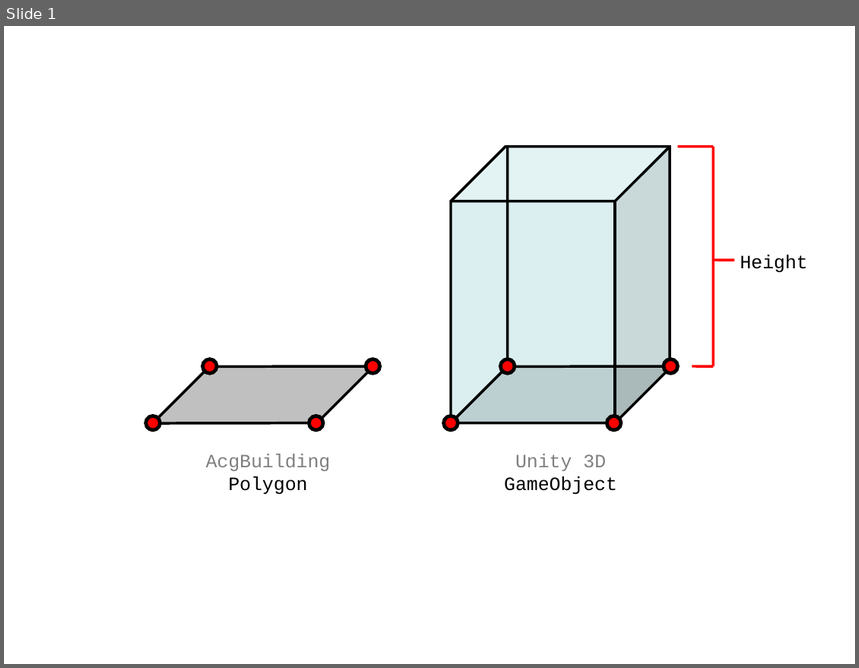
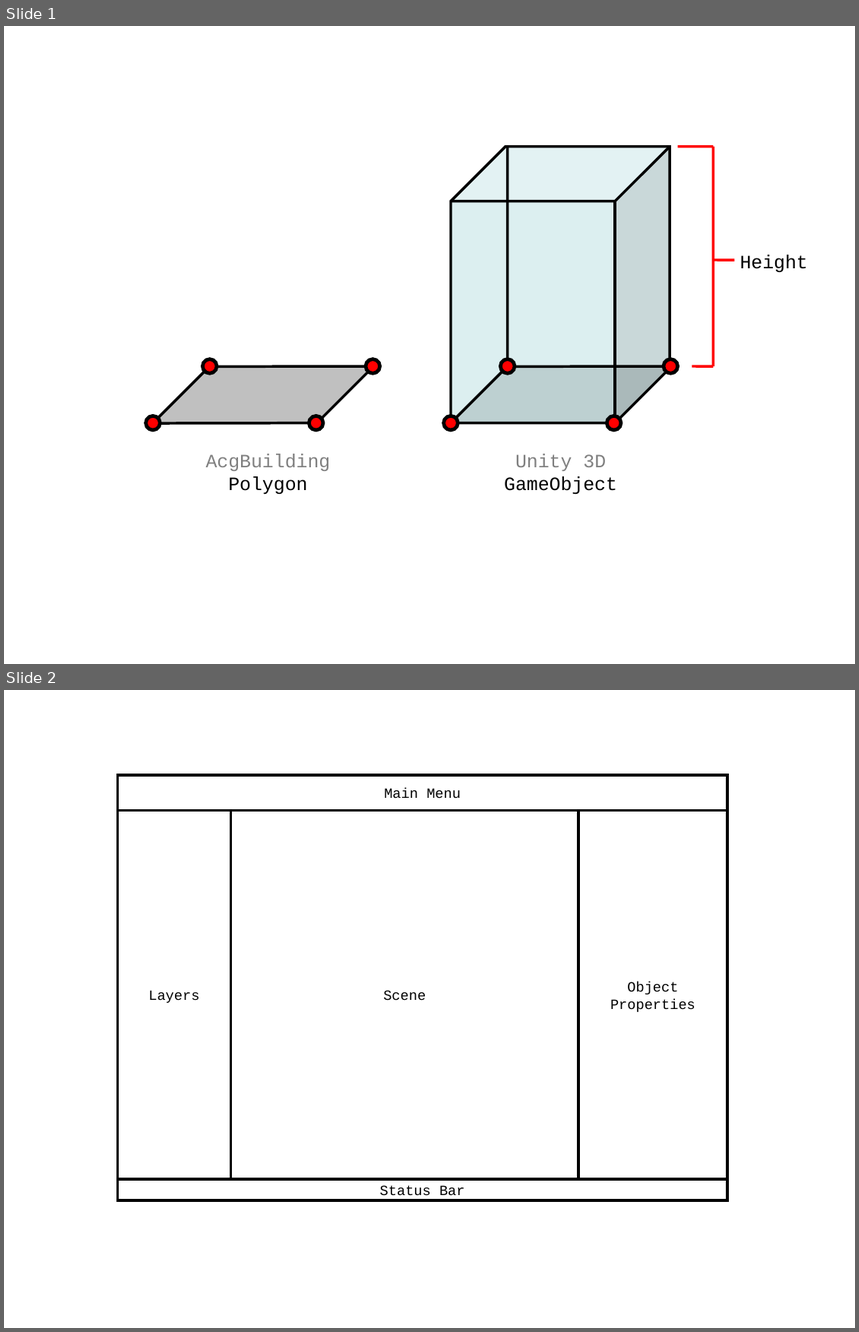
Before and after one commit to geo-inova/acg, a slide deck: doc/acg.ppt. Shown one above the other, each under a label of ours: slide 1 before the commit, slides 1 and 2 after it. The pictures are 859x668 and 859x1332 pixels, drawn with LibreOffice and Linux fonts; fonts in the diff are those of the drawing. Boxes give left, top, right and bottom in pixels: in the first picture for what was removed or moved away, otherwise in the second. Text is boxed around its words. In the diff, an @@ line names an element or a change of style, - is before the commit and + after.

```diff
--- a/doc/acg.ppt
+++ b/doc/acg.ppt
@@ slide 2 added at bbox=[4, 690, 855, 1328], background #FFFFFF @@
@@ rectangle added at bbox=[117, 775, 728, 1201], outline #000000 2.24 pt @@
@@ rectangle added at bbox=[117, 775, 728, 811], outline #000000 2.24 pt, 12 pt, text #000000 @@
+Main Menu
@@ rectangle added at bbox=[117, 811, 230, 1179], outline #000000 2.24 pt, 12 pt, text #000000 @@
+Layers
@@ rectangle added at bbox=[231, 811, 579, 1179], outline #000000 2.24 pt, 12 pt, text #000000 @@
+Scene
@@ rectangle added at bbox=[579, 811, 728, 1179], outline #000000 2.24 pt, 12 pt, text #000000 @@
+Object
+Properties
@@ rectangle added at bbox=[117, 1179, 728, 1201], outline #000000 2.24 pt, 12 pt, text #000000 @@
+Status Bar
```
Also in this commit, not shown: 56 other files.
